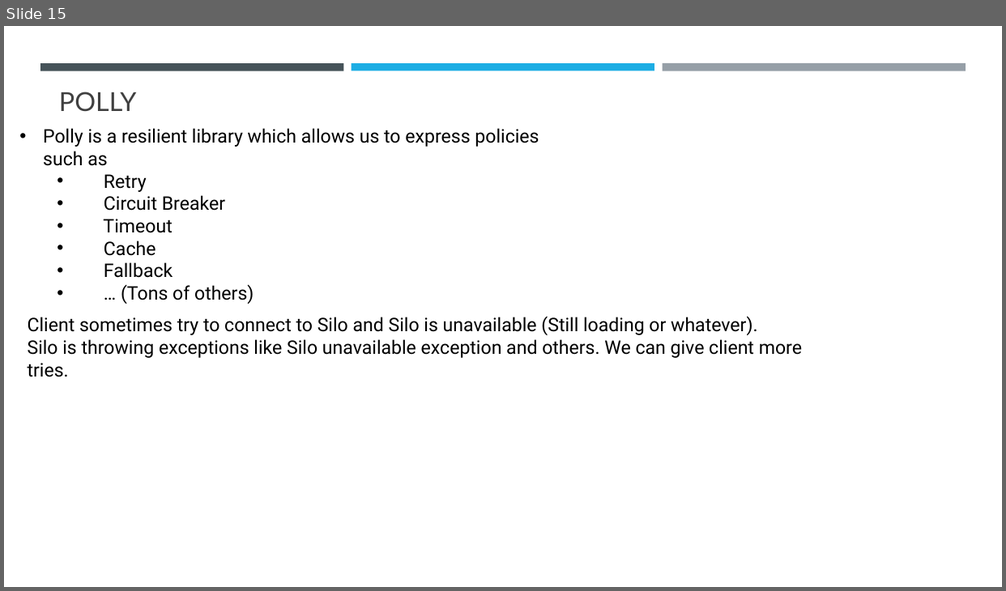
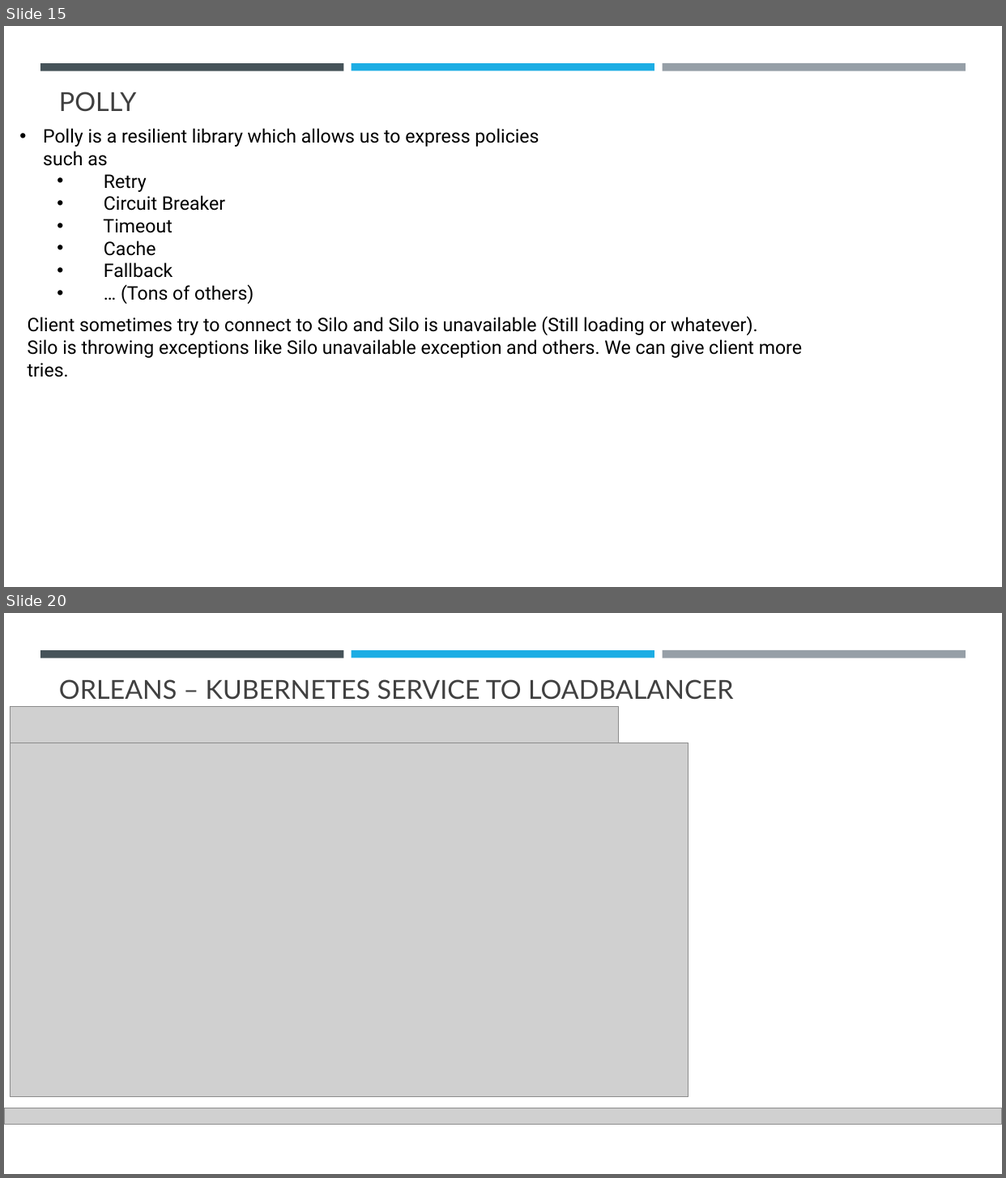
Before and after one commit to sansindia85/Orleans, a slide deck: Presentation/Microsoft Orleans.pptx. Shown one above the other, each under a label of ours: slide 15 before the commit, slides 15 and 20 after it; the slides between them are not shown. The pictures are 1006x591 and 1006x1178 pixels, drawn with LibreOffice and Linux fonts; fonts in the diff are those of the drawing; grey boxes stand for pictures. Boxes give left, top, right and bottom in pixels: in the first picture for what was removed or moved away, otherwise in the second. Text is boxed around its words. In the diff, an @@ line names an element or a change of style, - is before the commit and + after.

```diff
--- a/Presentation/Microsoft Orleans.pptx
+++ b/Presentation/Microsoft Orleans.pptx
@@ slide 20 added at (4,613,1002,1174), background #FFFFFF; not listed: 3 template elements that a slide beside it also shows @@
@@ title added at (59,679,733,700), 25.2 pt, text #404040 @@
+ORLEANS – KUBERNETES SERVICE TO LOADBALANCER
@@ picture added at (10,707,618,743) @@
@@ picture added at (10,743,688,1097) @@
@@ picture added at (4,1109,1002,1124) @@
```
Also in this commit, not shown: 5 other slides added, 11 other files.
